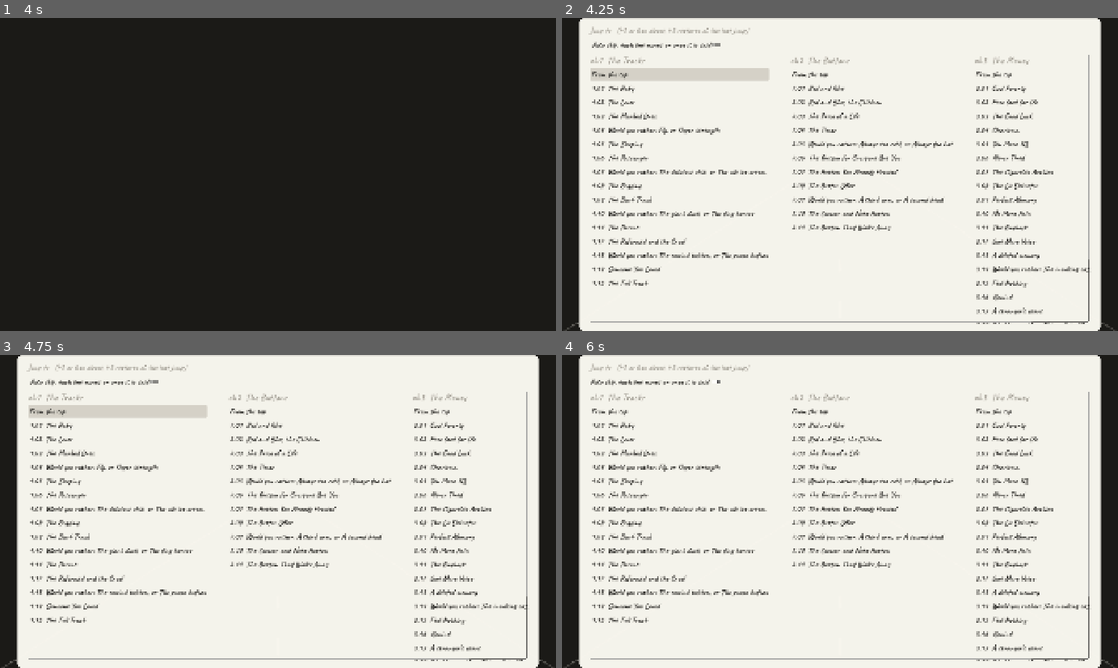
Above: before the commit, frames 1-4 (two rows, left to right).
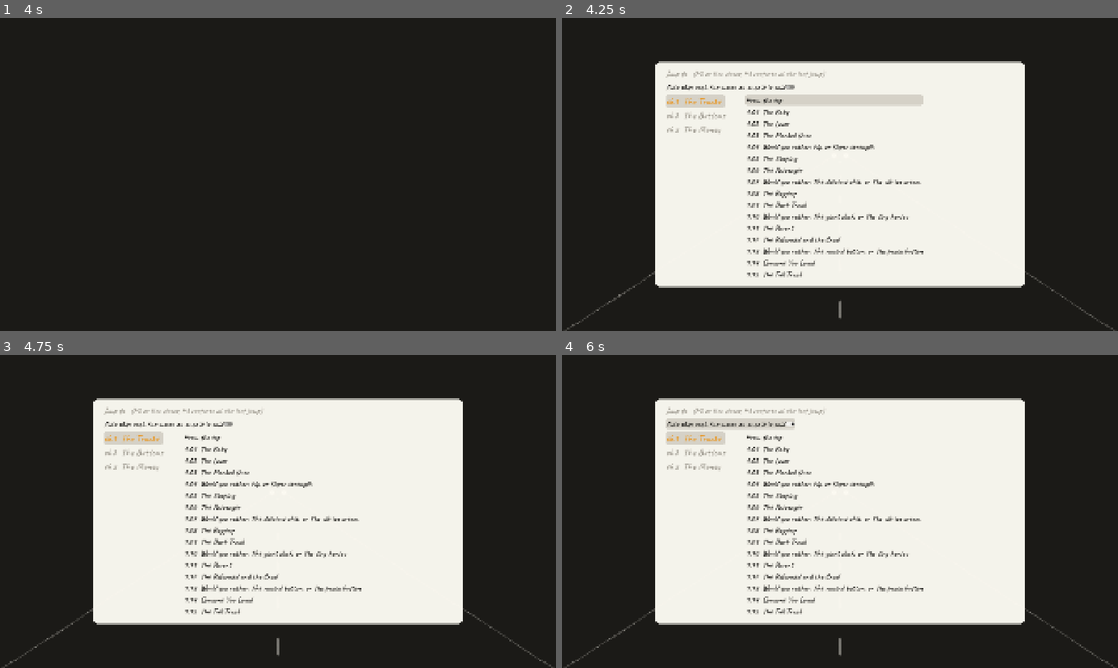
Above: after the commit, the same moments.

Repository: GoktugSugar/your_call
Game: Godot game, scene res://game/main.tscn
Two runs of this game, one before a commit and one after it. Both use one fixed random seed, a clock stepped at 60 frames per second and the inputs below. Sound files missing from this copy of the repository are replaced by a short silence.
Inputs (mouse positions are in pixels of both pictures, inside the frame that each line leads up to):
- Up to frame 1 (4 s): tap Enter at 0.5 s; move the mouse to (400, 158) at 0.52 s; press the mouse at (400, 158) at 0.53 s; release the mouse at (400, 158) at 1.25 s; drag from (166, 190) to (250, 237) at 1.27 s; move the mouse to (333, 105) at 2.02 s; hold Shift 2.03-2.75 s; click (333, 105) at 2.17 s; tap F5 (dev_restart) at 2.75, 3.5 s; drag from (250, 237) to (111, 127) at 2.77 s; move the mouse to (444, 221) at 3.52 s; tap Ctrl at 3.6 s; click (444, 221) at 3.67 s
- Up to frame 2 (4.25 s): tap F2 (dev_menu) at 4.15 s
- Up to frame 3 (4.75 s): click (500, 661) at 4.25 s, where only the run before the commit has a clickable "3.18 Would you rather: The en…"
- Up to frame 4 (6 s): click (1062, 661) at 5 s, where only the run before the commit has a clickable "3.18 Would you rather: The en…"; click "Auto skip: each line moves on…" at 5.75 s

Frame 1 is identical in both runs. In frame 2, 55% of the frame differs, in the area x 3-97%, y 0-100%; in frame 3, 54%; in frame 4, 54%.

Commit message:
List the chapters in the dev menu with the picked one's questions beside them
Co-Authored-By: Claude Opus 5.5 <noreply@anthropic.com>

Diff:
--- a/dev/dev_menu.gd
+++ b/dev/dev_menu.gd
@@ -1,19 +1,26 @@
 class_name DevMenu
 extends CanvasLayer
-## Development only: F2 opens a list of every chapter in the run and every question in it, with the
-## one being played marked. Picking one starts the run there. Over the list, a switch turns on auto skip,
-## the player setting that moves dialogue on by itself. The game holds still while the menu is open, and
-## F2 or Esc closes it again. Mouse or keys: the arrows move between entries, Enter picks.
+## Development only: F2 opens a list of every chapter in the run and, beside it, every question in the
+## chapter picked from the list, with the one being played marked. Picking a question starts the run
+## there. Over the lists, a switch turns on auto skip, the player setting that moves dialogue on by itself.
+## The game holds still while the menu is open, and F2 or Esc closes it again. Mouse or keys: a chapter's
+## questions show once its name is clicked or reached, the arrows move between entries, Enter picks.
 
 ## Emitted when an entry is picked: the chapter's id, and the beat to start from, empty for its top.
 signal picked(chapter: StringName, beat: StringName)
 
-## Holds the title and the columns.
+## The menu's panel, around everything else.
 @export var panel: PanelContainer
-## Scrolls the columns when they outgrow the panel.
+## Holds the title, the switch and the lists.
+@export var stack: VBoxContainer
+## Holds the list of chapters and, beside it, the page of questions.
+@export var body: HBoxContainer
+## Holds a name per chapter.
+@export var chapter_list: VBoxContainer
+## Scrolls the page of questions when it outgrows the screen.
 @export var scroll: ScrollContainer
-## Holds a column per chapter.
-@export var columns: HBoxContainer
+## Holds a page of questions per chapter, only the picked chapter's shown.
+@export var pages: Container
 ## Turns auto skip on and off: [member PlayerSettings.auto_advance].
 @export var auto_skip: CheckButton
 
@@ -29,28 +36,47 @@
 ## Size of the entries.
 @export_range(8, 120) var entry_size := 28
 
+@export_group("Layout")
+## The most entries in a column before a chapter's page breaks into another column.
+@export_range(1, 100) var most_rows := 16
+## The space between the columns of a page.
+@export_range(0, 400) var column_gap := 56
+## The widest the menu grows before its page scrolls, as a share of the screen.
+@export_range(0.1, 1.0, 0.01) var max_width_share := 0.95
+## The tallest the menu grows before its page scrolls, as a share of the screen.
+@export_range(0.1, 1.0, 0.01) var max_height_share := 0.92
+
 @export_group("Look")
 ## Palette role of each chapter's name.
 @export var heading_role := &"secondary"
 ## Palette role of the entries.
 @export var entry_role := &"ink"
-## Palette role of the entry being played now.
+## Palette role of the entry being played now, and of its chapter's name.
 @export var now_role := &"amber"
 ## Palette role of the panel.
 @export var panel_role := &"box_paper"
 ## Palette role of the panel's edge.
 @export var edge_role := &"ink"
-## Palette role of the wash behind the entry under the pointer or the keys.
+## Palette role of the wash behind the entry under the pointer or the keys, and behind the name of the
+## chapter whose questions are shown.
 @export var lit_role := &"faded"
+## How opaque that wash is.
+@export_range(0.0, 1.0, 0.01) var lit_alpha := 0.6
 ## How opaque the panel is.
 @export_range(0.0, 1.0, 0.01) var panel_alpha := 0.97
-## The tallest the list grows before it scrolls, as a share of the screen.
-@export_range(0.1, 1.0, 0.01) var max_height_share := 0.86
 
 var _first: Button
 var _now: Button
 ## The top of the chapter being played, focused when what is being played is not a question.
 var _now_top: Button
+## Each chapter's name in the list, by the chapter's id.
+var _headings: Dictionary[StringName, Button] = {}
+## Each chapter's page of questions, by the chapter's id.
+var _pages: Dictionary[StringName, Control] = {}
+## The wash behind an entry under the pointer or the keys.
+var _lit := StyleBoxFlat.new()
+## No wash at all.
+var _plain := StyleBoxEmpty.new()
 
 
 func _ready() -> void:
@@ -63,6 +89,8 @@
 	style.set_border_width_all(2)
 	style.set_corner_radius_all(14)
 	panel.add_theme_stylebox_override(&"panel", style)
+	_lit.bg_color = Color(palette.color(lit_role), lit_alpha)
+	_lit.set_corner_radius_all(6)
 	auto_skip.text = auto_skip_text
 	_style_entry(auto_skip, palette.color(entry_role))
 	auto_skip.toggled.connect(func(on: bool) -> void: PlayerSettings.auto_advance = on)
@@ -75,15 +103,15 @@
 
 
 ## Lists [param chapters] and holds the game still, marking the beat [param now_beat] of the chapter
-## [param now_chapter] as the one being played.
+## [param now_chapter] as the one being played, and showing that chapter's questions.
 func open(chapters: Array[ChapterData], now_chapter: StringName, now_beat: StringName) -> void:
 	_fill(chapters, now_chapter, now_beat)
 	auto_skip.set_pressed_no_signal(PlayerSettings.auto_advance)
 	# Shown before it is measured, since a container sizes only what is visible.
 	visible = true
-	var screen := get_viewport().get_visible_rect().size
-	var content := columns.get_combined_minimum_size()
-	scroll.custom_minimum_size = Vector2(minf(content.x, screen.x * 0.9), minf(content.y, screen.y * max_height_share))
+	_fit()
+	if not chapters.is_empty():
+		_show(now_chapter if _pages.has(now_chapter) else chapters[0].id)
 	get_tree().paused = true
 	var focus := _now if _now != null else (_now_top if _now_top != null else _first)
 	if focus != null:
@@ -107,55 +135,111 @@
 
 
 func _fill(chapters: Array[ChapterData], now_chapter: StringName, now_beat: StringName) -> void:
-	for child in columns.get_children():
-		columns.remove_child(child)
-		child.queue_free()
+	for holder: Node in [chapter_list, pages]:
+		for child in holder.get_children():
+			holder.remove_child(child)
+			child.queue_free()
+	_headings.clear()
+	_pages.clear()
 	_first = null
 	_now = null
 	_now_top = null
 	for chapter in chapters:
-		var column := VBoxContainer.new()
-		columns.add_child(column)
-		var heading := Label.new()
-		heading.text = "%s  %s" % [chapter.id, chapter.title]
-		heading.add_theme_font_size_override(&"font_size", heading_size)
-		heading.add_theme_color_override(&"font_color", InkPalette.get_default().color(heading_role))
-		column.add_child(heading)
-		var top := _add_entry(column, top_text, chapter.id, &"", chapter.id == now_chapter and now_beat == &"")
-		if chapter.id == now_chapter:
-			_now_top = top
-		for beat in chapter.beats:
-			if beat is QuestionData:
-				var question := beat as QuestionData
-				_add_entry(column, "%s  %s" % [question.number, question.title], chapter.id, beat.id,
-						chapter.id == now_chapter and beat.id == now_beat)
-
-
-func _add_entry(column: VBoxContainer, text: String, chapter: StringName, beat: StringName, is_now: bool) -> Button:
+		var heading := _add_heading(chapter, chapter.id == now_chapter)
+		_link(heading, _add_page(chapter, now_chapter, now_beat))
+
+
+## Adds [param chapter]'s name to the list. Clicking or reaching it shows the chapter's questions.
+func _add_heading(chapter: ChapterData, is_now: bool) -> Button:
+	var heading := Button.new()
+	heading.text = "%s  %s" % [chapter.id, chapter.title]
+	_style_entry(heading, InkPalette.get_default().color(now_role if is_now else heading_role))
+	heading.add_theme_font_size_override(&"font_size", heading_size)
+	var id := chapter.id
+	heading.focus_entered.connect(func() -> void: _show(id))
+	heading.pressed.connect(func() -> void: _show(id))
+	chapter_list.add_child(heading)
+	_headings[id] = heading
+	if _first == null:
+		_first = heading
+	return heading
+
+
+## Adds the page of [param chapter]'s questions, its top first, in columns of at most [member most_rows],
+## evened out.
+func _add_page(chapter: ChapterData, now_chapter: StringName, now_beat: StringName) -> HBoxContainer:
+	var is_now := chapter.id == now_chapter
+	var entries: Array[Button] = [_entry(top_text, chapter.id, &"", is_now and now_beat == &"")]
+	if is_now:
+		_now_top = entries[0]
+	for beat in chapter.beats:
+		if beat is QuestionData:
+			var question := beat as QuestionData
+			entries.append(_entry("%s  %s" % [question.number, question.title], chapter.id, beat.id,
+					is_now and beat.id == now_beat))
+	var page := HBoxContainer.new()
+	page.add_theme_constant_override(&"separation", column_gap)
+	pages.add_child(page)
+	_pages[chapter.id] = page
+	var rows := ceili(entries.size() / ceilf(entries.size() / float(most_rows)))
+	for i in entries.size():
+		if i % rows == 0:
+			page.add_child(VBoxContainer.new())
+		page.get_child(-1).add_child(entries[i])
+	return page
+
+
+## An entry that starts the run at [param beat] of [param chapter], marked when it is the one being
+## played.
+func _entry(text: String, chapter: StringName, beat: StringName, is_now: bool) -> Button:
 	var entry := Button.new()
 	entry.text = "%s %s" % [now_mark, text] if is_now else text
 	_style_entry(entry, InkPalette.get_default().color(now_role if is_now else entry_role))
 	entry.pressed.connect(func() -> void: picked.emit(chapter, beat))
-	column.add_child(entry)
-	if _first == null:
-		_first = entry
 	if is_now:
 		_now = entry
 	return entry
 
 
+## Lets the keys go from [param heading] into [param page], and from the page's first column back to it.
+func _link(heading: Button, page: Control) -> void:
+	var first_column := page.get_child(0)
+	heading.focus_neighbor_right = heading.get_path_to(first_column.get_child(0))
+	for entry: Control in first_column.get_children():
+		entry.focus_neighbor_left = entry.get_path_to(heading)
+
+
+## Sizes the page's scroll to the biggest page, so the menu keeps still from chapter to chapter, as far as
+## the screen allows. Every page is shown while it is measured.
+func _fit() -> void:
+	for page: Control in _pages.values():
+		page.show()
+	scroll.custom_minimum_size = Vector2.ZERO
+	var share := get_viewport().get_visible_rect().size * Vector2(max_width_share, max_height_share)
+	var edges := panel.get_combined_minimum_size() - stack.get_combined_minimum_size()
+	var beside := body.get_combined_minimum_size().x - scroll.get_combined_minimum_size().x
+	var above := stack.get_combined_minimum_size().y - body.get_combined_minimum_size().y
+	var room := share - edges - Vector2(beside, above)
+	var content := pages.get_combined_minimum_size()
+	scroll.custom_minimum_size = Vector2(minf(content.x, room.x), minf(content.y, room.y))
+
+
+## Shows the questions of the chapter [param id], and washes its name in the list.
+func _show(id: StringName) -> void:
+	for each: StringName in _pages:
+		_pages[each].visible = each == id
+		_headings[each].add_theme_stylebox_override(&"normal", _lit if each == id else _plain)
+
+
 ## Gives [param button] the look of an entry, its words in [param color], with a wash behind it under
 ## the pointer or the keys.
 func _style_entry(button: Button, color: Color) -> void:
-	button.flat = true
 	button.alignment = HORIZONTAL_ALIGNMENT_LEFT
 	button.focus_mode = Control.FOCUS_ALL
 	button.add_theme_font_size_override(&"font_size", entry_size)
 	for state: StringName in [&"font_color", &"font_hover_color", &"font_focus_color", &"font_pressed_color",
 			&"font_hover_pressed_color"]:
 		button.add_theme_color_override(state, color)
-	var lit := StyleBoxFlat.new()
-	lit.bg_color = Color(InkPalette.get_default().color(lit_role), 0.6)
-	lit.set_corner_radius_all(6)
+	button.add_theme_stylebox_override(&"normal", _plain)
 	for state: StringName in [&"hover", &"focus", &"pressed", &"hover_pressed"]:
-		button.add_theme_stylebox_override(state, lit)
+		button.add_theme_stylebox_override(state, _lit)
--- a/dev/dev_menu.tscn
+++ b/dev/dev_menu.tscn
@@ -2,14 +2,17 @@
 
 [ext_resource type="Script" path="res://dev/dev_menu.gd" id="1_menu"]
 
-[node name="DevMenu" type="CanvasLayer" node_paths=PackedStringArray("panel", "scroll", "columns", "auto_skip")]
+[node name="DevMenu" type="CanvasLayer" node_paths=PackedStringArray("panel", "stack", "body", "chapter_list", "scroll", "pages", "auto_skip")]
 process_mode = 3
 layer = 110
 visible = false
 script = ExtResource("1_menu")
 panel = NodePath("Screen/Center/Panel")
-scroll = NodePath("Screen/Center/Panel/Margin/Stack/Scroll")
-columns = NodePath("Screen/Center/Panel/Margin/Stack/Scroll/Columns")
+stack = NodePath("Screen/Center/Panel/Margin/Stack")
+body = NodePath("Screen/Center/Panel/Margin/Stack/Body")
+chapter_list = NodePath("Screen/Center/Panel/Margin/Stack/Body/Chapters")
+scroll = NodePath("Screen/Center/Panel/Margin/Stack/Body/Scroll")
+pages = NodePath("Screen/Center/Panel/Margin/Stack/Body/Scroll/Pages")
 auto_skip = NodePath("Screen/Center/Panel/Margin/Stack/AutoSkip")
 
 [node name="Screen" type="Control" parent="."]
@@ -54,9 +57,16 @@
 layout_mode = 2
 size_flags_horizontal = 0
 
-[node name="Scroll" type="ScrollContainer" parent="Screen/Center/Panel/Margin/Stack"]
+[node name="Body" type="HBoxContainer" parent="Screen/Center/Panel/Margin/Stack"]
+layout_mode = 2
+theme_override_constants/separation = 72
+
+[node name="Chapters" type="VBoxContainer" parent="Screen/Center/Panel/Margin/Stack/Body"]
 layout_mode = 2
 
-[node name="Columns" type="HBoxContainer" parent="Screen/Center/Panel/Margin/Stack/Scroll"]
+[node name="Scroll" type="ScrollContainer" parent="Screen/Center/Panel/Margin/Stack/Body"]
 layout_mode = 2
-theme_override_constants/separation = 72
+follow_focus = true
+
+[node name="Pages" type="MarginContainer" parent="Screen/Center/Panel/Margin/Stack/Body/Scroll"]
+layout_mode = 2
--- /dev/null
+++ b/tests/unit/test_dev_menu.gd
@@ -0,0 +1,86 @@
+extends GutTest
+## The dev menu: the list of chapters with the picked chapter's questions beside it, a long chapter in even
+## columns, the question being played marked and focused, and a pick naming its chapter and beat.
+
+const MENU_SCENE := "res://dev/dev_menu.tscn"
+
+
+func test_lists_every_chapter_and_shows_the_one_being_played() -> void:
+	var menu := _menu()
+	menu.open(_chapters([3, 5, 2]), &"c2", &"")
+	assert_eq(menu.chapter_list.get_child_count(), 3)
+	assert_eq(_shown(menu), [&"c2"])
+	menu.close()
+
+
+func test_a_long_chapter_breaks_into_even_columns() -> void:
+	var menu := _menu()
+	menu.most_rows = 16
+	menu.open(_chapters([23]), &"c1", &"")
+	var page := menu.pages.get_child(0)
+	assert_eq(page.get_child_count(), 2)
+	assert_eq(page.get_child(0).get_child_count(), 12)
+	assert_eq(page.get_child(1).get_child_count(), 12)
+	menu.close()
+
+
+func test_reaching_or_clicking_a_chapter_shows_its_questions() -> void:
+	var menu := _menu()
+	menu.open(_chapters([3, 5, 2]), &"c1", &"")
+	(menu.chapter_list.get_child(2) as Button).grab_focus()
+	assert_eq(_shown(menu), [&"c3"])
+	(menu.chapter_list.get_child(1) as Button).pressed.emit()
+	assert_eq(_shown(menu), [&"c2"])
+	menu.close()
+
+
+func test_the_question_being_played_is_marked_and_focused() -> void:
+	var menu := _menu()
+	menu.open(_chapters([3, 5]), &"c2", &"c2_q4")
+	var focused := menu.get_viewport().gui_get_focus_owner() as Button
+	assert_not_null(focused)
+	if focused != null:
+		assert_eq(focused.text, "%s 2.04  Question 4" % menu.now_mark)
+	menu.close()
+
+
+func test_picking_an_entry_names_its_chapter_and_beat() -> void:
+	var menu := _menu()
+	watch_signals(menu)
+	menu.open(_chapters([3, 5]), &"c1", &"")
+	var page := menu.pages.get_child(1)
+	(page.get_child(0).get_child(3) as Button).pressed.emit()
+	assert_signal_emitted_with_parameters(menu, "picked", [&"c2", &"c2_q3"])
+	menu.close()
+
+
+## The ids of the chapters whose questions [param menu] shows.
+func _shown(menu: DevMenu) -> Array[StringName]:
+	var shown: Array[StringName] = []
+	for i in menu.pages.get_child_count():
+		if (menu.pages.get_child(i) as Control).visible:
+			shown.append(StringName("c%d" % (i + 1)))
+	return shown
+
+
+## Chapters c1, c2 and on, each with as many questions as [param counts] says, numbered like 2.04.
+func _chapters(counts: Array[int]) -> Array[ChapterData]:
+	var chapters: Array[ChapterData] = []
+	for c in counts.size():
+		var chapter := ChapterData.new()
+		chapter.id = StringName("c%d" % (c + 1))
+		chapter.title = "Chapter %d" % (c + 1)
+		for q in counts[c]:
+			var question := QuestionData.new()
+			question.id = StringName("c%d_q%d" % [c + 1, q + 1])
+			question.number = "%d.%02d" % [c + 1, q + 1]
+			question.title = "Question %d" % (q + 1)
+			chapter.beats.append(question)
+		chapters.append(chapter)
+	return chapters
+
+
+func _menu() -> DevMenu:
+	var menu := (load(MENU_SCENE) as PackedScene).instantiate() as DevMenu
+	add_child_autofree(menu)
+	return menu
Not shown, added: tests/unit/test_dev_menu.gd.uid
Not shown, changed: docs/ARCHITECTURE.md
Not shown, changed: docs/DECISIONS.md
